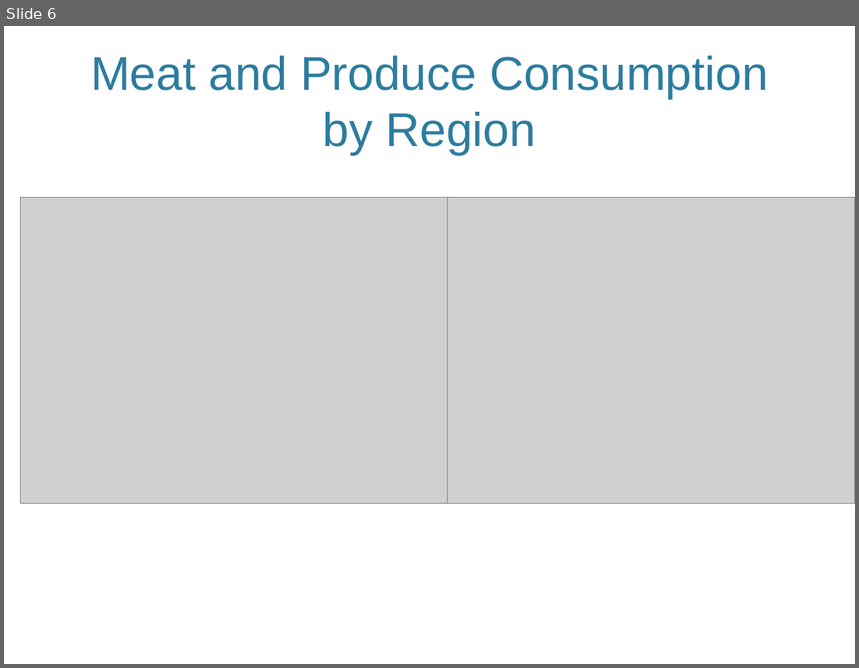
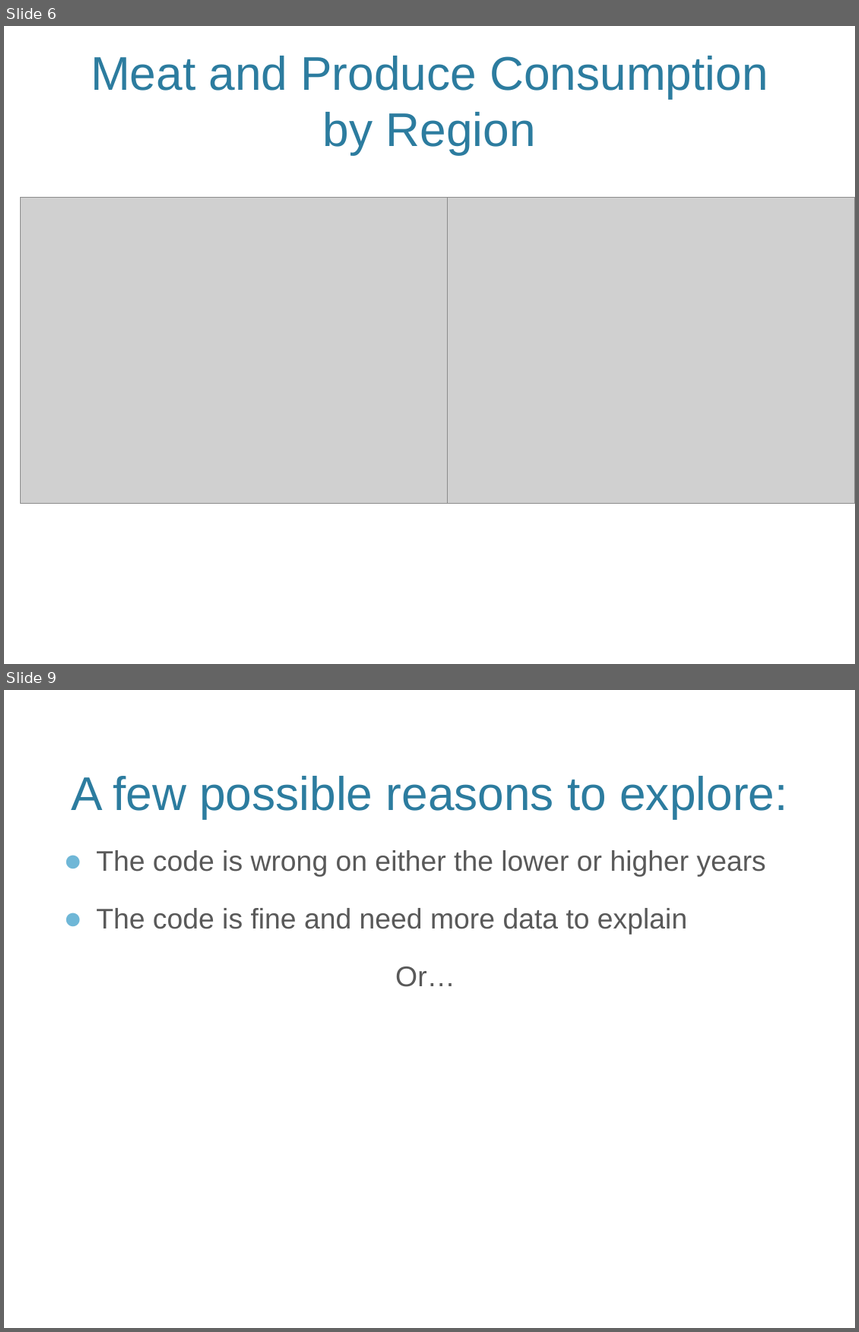
Before and after one commit to rhosogi/Veg_Project, a slide deck: DatSciProject_Draft.pptx. Shown one above the other, each under a label of ours: slide 6 before the commit, slides 6 and 9 after it; the slides between them are not shown. The pictures are 859x668 and 859x1332 pixels, drawn with LibreOffice and Linux fonts; fonts in the diff are those of the drawing; grey boxes stand for pictures; background and template pictures are left out. Boxes give left, top, right and bottom in pixels: in the first picture for what was removed or moved away, otherwise in the second. Text is boxed around its words. In the diff, an @@ line names an element or a change of style, - is before the commit and + after.

```diff
--- a/DatSciProject_Draft.pptx
+++ b/DatSciProject_Draft.pptx
@@ slide 9 added at [4,690,855,1328], background picture (left out) @@
@@ title added at [71,776,788,819], 40 pt, text #2C7C9F @@
+A few possible reasons to explore:
@@ text added at [96,850,766,987], 24 pt, text #595959 @@
+● The code is wrong on either the lower or higher years
+● The code is fine and need more data to explain
+Or…
```
Also in this commit, not shown: 2 slides changed, 1 other slide added, 1 slide removed, 1 other file.
